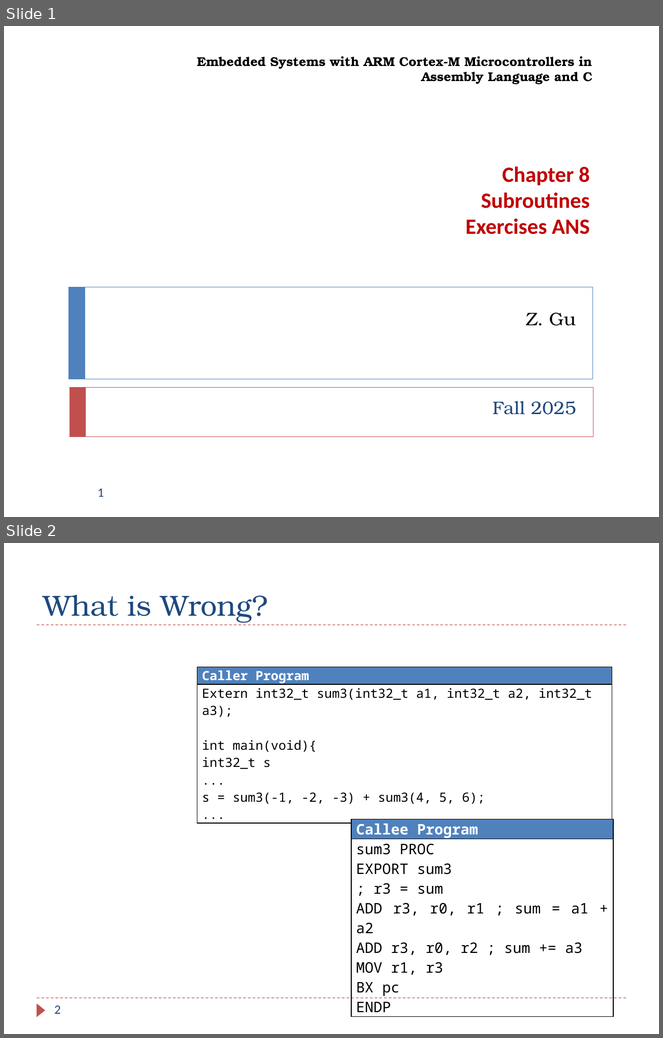
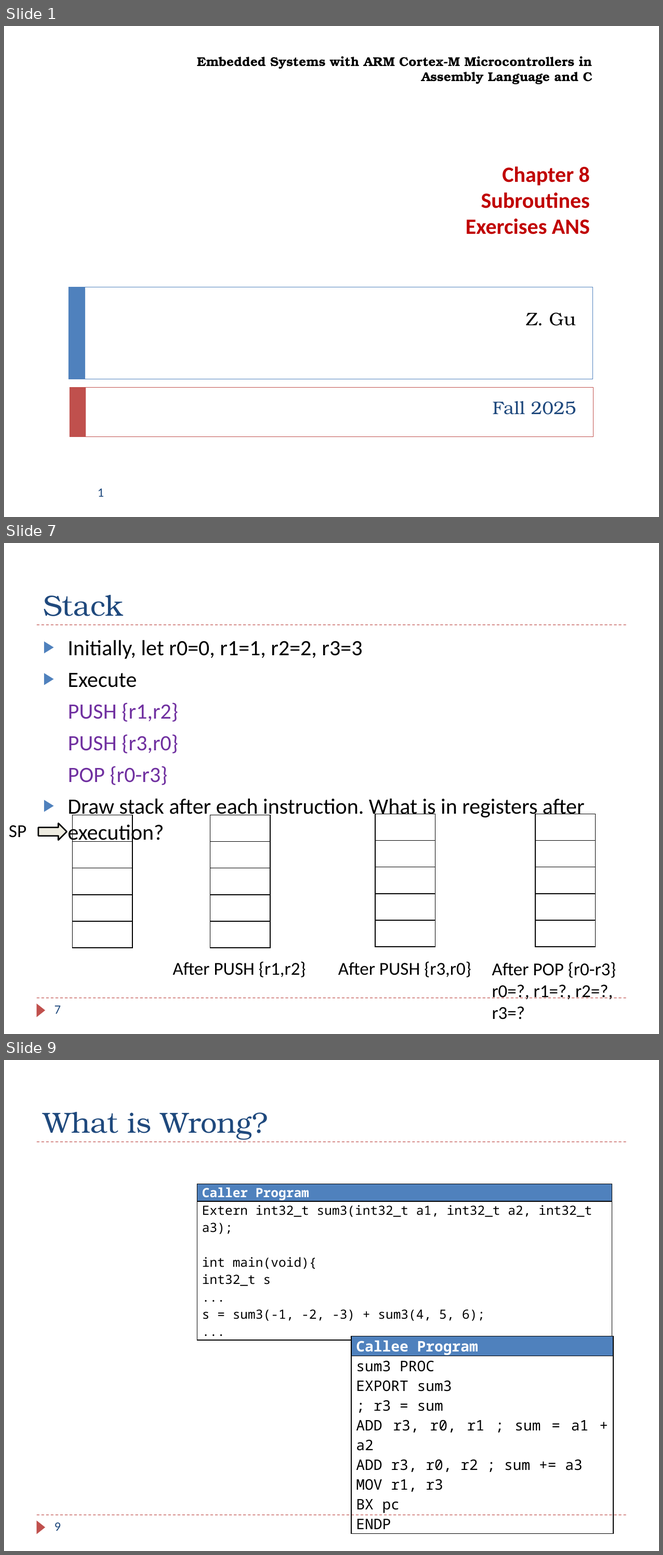
Before and after one commit to guhofstra/CSC111Fa25, a slide deck: PPTs/Ch8_ARM_Subroutines_Exercises ANS.pptx. Shown one above the other, each under a label of ours: slides 1 and 2 before the commit, slides 1, 7 and 9 after it; the slides between them are not shown. The pictures are 663x1038 and 663x1555 pixels, drawn with LibreOffice and Linux fonts; fonts in the diff are those of the drawing. Boxes give left, top, right and bottom in pixels: in the first picture for what was removed or moved away, otherwise in the second. Text is boxed around its words. In the diff, an @@ line names an element or a change of style, - is before the commit and + after.

```diff
--- a/PPTs/Ch8_ARM_Subroutines_Exercises ANS.pptx
+++ b/PPTs/Ch8_ARM_Subroutines_Exercises ANS.pptx
@@ slide 7 added at bbox=[4, 543, 659, 1034], background #FFFFFF; not listed: 3 template elements that a slide beside it also shows @@
@@ title added at bbox=[43, 595, 123, 616], 32 pt, text #1F497D @@
+Stack
@@ text added at bbox=[68, 640, 585, 819], 24.1 pt, text #000000 @@
+▶ Initially, let r0=0, r1=1, r2=2, r3=3
+▶ Execute
+PUSH {r1,r2}
+PUSH {r3,r0}
+POP {r0-r3}
+▶ Draw stack after each instruction. What is in registers after execution?
@@ right arrow added at bbox=[38, 823, 66, 840], fill #EEECE1, outline #000000 1.5 pt @@
@@ table added at bbox=[73, 815, 133, 949], 5 rows, 1 columns @@
+
+
+
+
+
@@ table added at bbox=[210, 815, 271, 949], 5 rows, 1 columns @@
+
+
+
+
+
@@ table added at bbox=[375, 814, 436, 947], 5 rows, 1 columns @@
+
+
+
+
+
@@ table added at bbox=[535, 814, 596, 947], 5 rows, 1 columns @@
+
+
+
+
+
@@ text added at bbox=[9, 825, 26, 838], 20 pt, text #000000 @@
+SP
@@ text added at bbox=[173, 962, 306, 978], 20 pt, text #000000 @@
+After PUSH {r1,r2}
@@ text added at bbox=[338, 962, 471, 978], 20 pt, text #000000 @@
+After PUSH {r3,r0}
@@ text added at bbox=[492, 962, 617, 1020], 20 pt, text #000000 @@
+After POP {r0-r3}
+r0=?, r1=?, r2=?, r3=?
@@ page number added at bbox=[54, 1006, 61, 1014], 14 pt, text #1F497D @@
+7
@@ what was slide 2 is now slide 9 @@
@@ page number at bbox=[54, 1523, 61, 1531]: text changed @@
-2
+9
```
Also in this commit, not shown: 6 other slides added, 9 other files.
